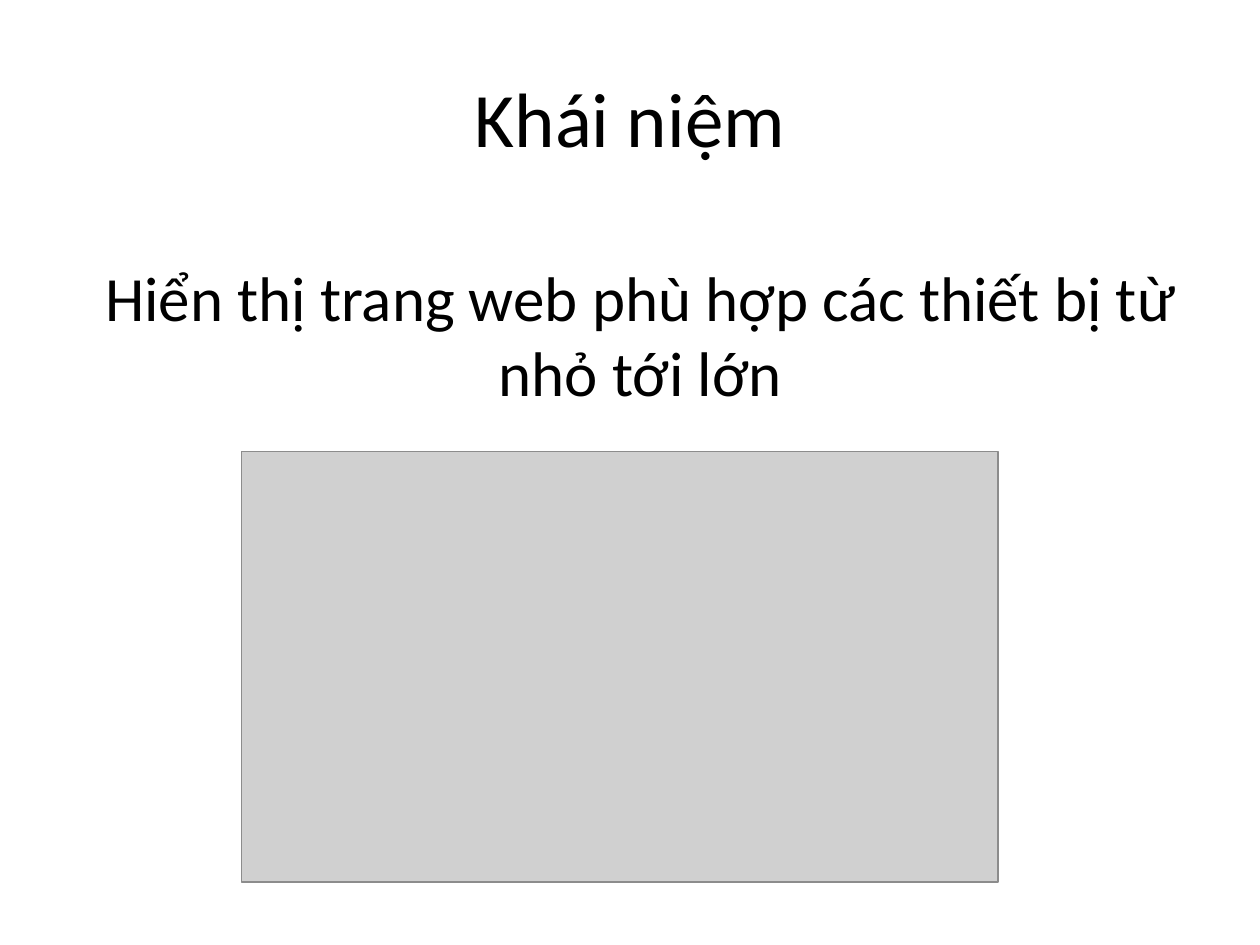
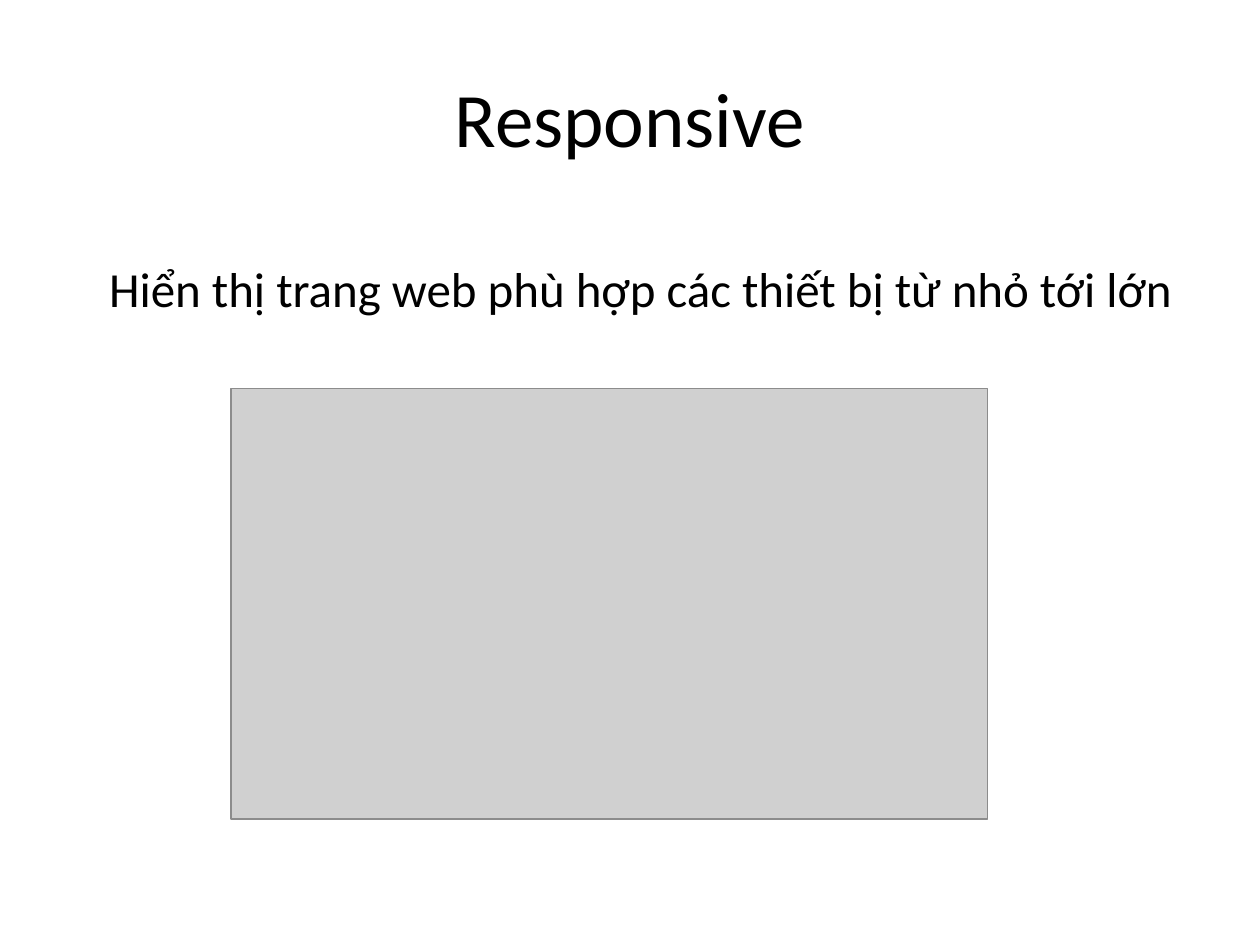
Before and after one commit to phithanh97cs/T3H, a slide deck: slide 3 of Front-end/6-7-8. Thực hành - Layout Website - Responsive/Responsive.pptx. Drawn at 1260x945 pixels with LibreOffice and Linux fonts; fonts in the diff are those of the drawing; grey boxes stand for pictures. Boxes give left, top, right and bottom in pixels: in the first picture for what was removed or moved away, otherwise in the second. Text is boxed around its words. In the diff, an @@ line names an element or a change of style, - is before the commit and + after.

```diff
--- a/Front-end/6-7-8. Thực hành - Layout Website - Responsive/Responsive.pptx
+++ b/Front-end/6-7-8. Thực hành - Layout Website - Responsive/Responsive.pptx
@@ title at [455,94,805,160]: text changed @@
-Khái niệm
+Responsive
@@ text "Hiển thị trang web phù ..." at [109,269,1171,316]: size 36 to 28 pt; less space between paragraphs @@
@@ picture: place and size @@
-picture at [242,451,998,882]
+picture at [231,388,987,819]
```
Also in this commit, not shown: 3 other slides changed, 1 slide added, 6 other files.
